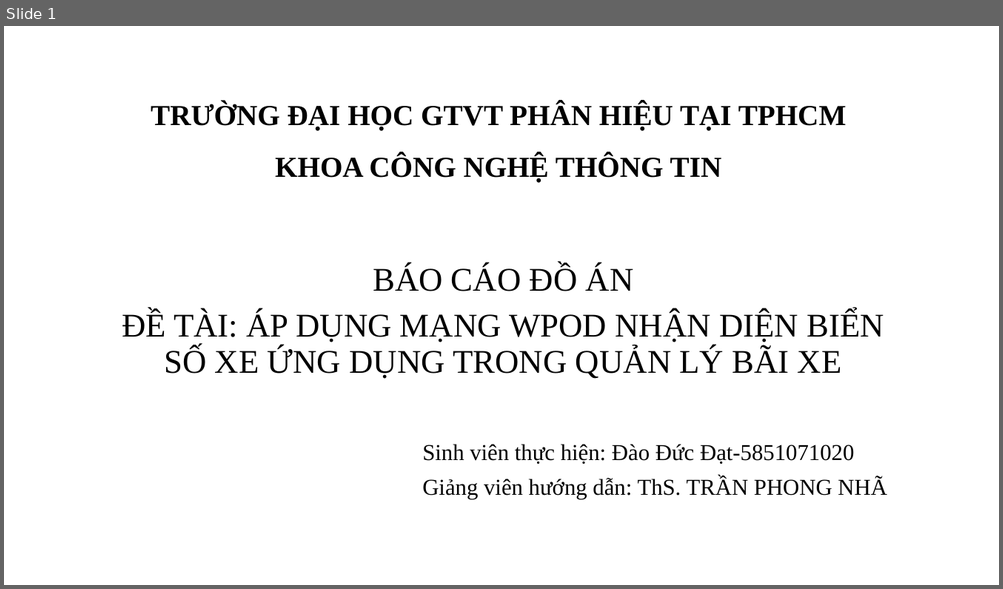
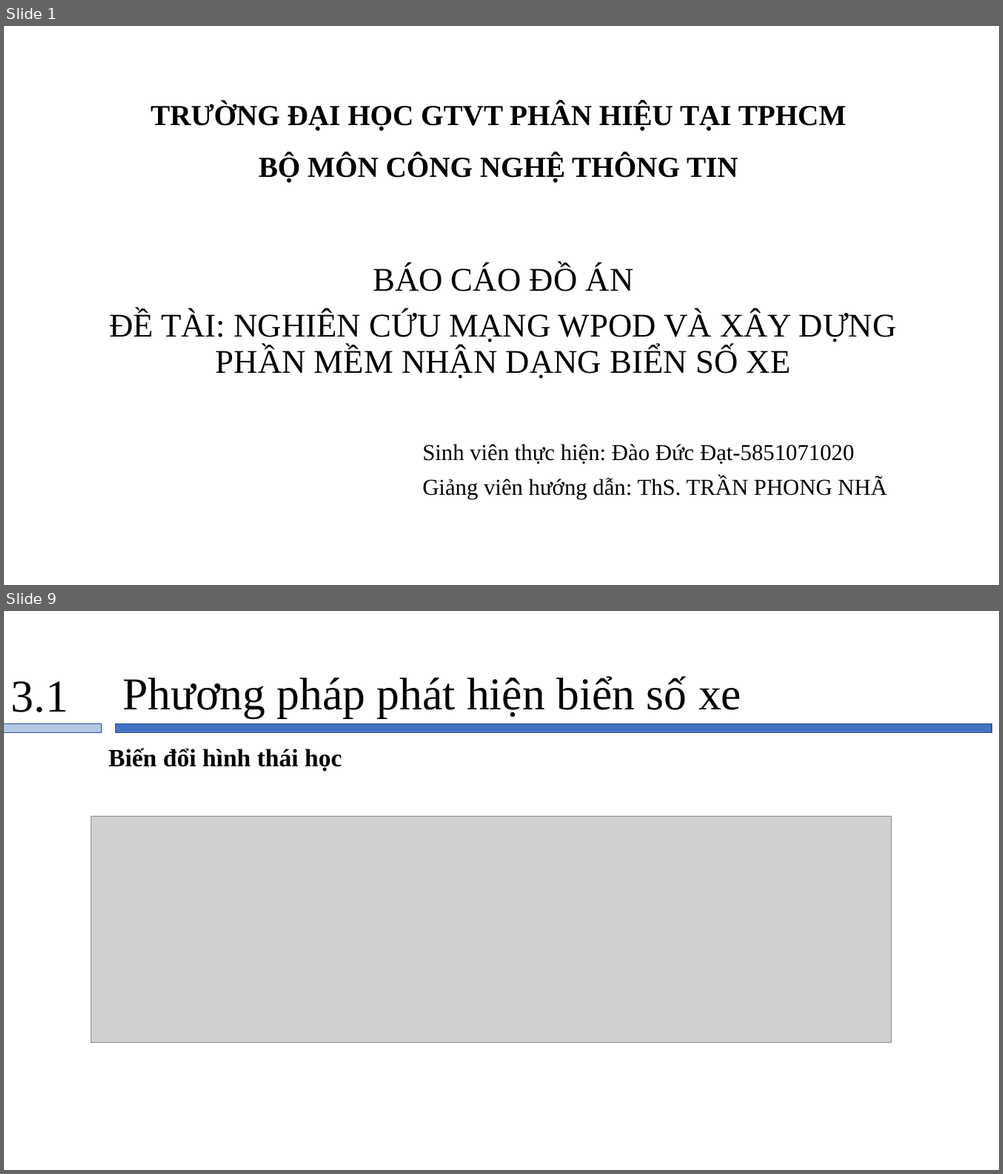
Before and after one commit to datdao999/graduation_project, a slide deck: thuyet_trinh_tot nghiep.pptx. Shown one above the other, each under a label of ours: slide 1 before the commit, slides 1 and 9 after it; the slides between them are not shown. The pictures are 1003x589 and 1003x1174 pixels, drawn with LibreOffice and Linux fonts; fonts in the diff are those of the drawing; grey boxes stand for pictures; background and template pictures are left out. Boxes give left, top, right and bottom in pixels: in the first picture for what was removed or moved away, otherwise in the second. Text is boxed around its words. In the diff, an @@ line names an element or a change of style, - is before the commit and + after.

```diff
--- a/thuyet_trinh_tot nghiep.pptx
+++ b/thuyet_trinh_tot nghiep.pptx
@@ slide 9 added at box(4, 611, 999, 1170), background #FFFFFF @@
@@ title added at box(123, 676, 741, 718), 44 pt, text #000000 @@
+Phương pháp phát hiện biển số xe
@@ text added at box(11, 681, 68, 712), 44 pt, text #000000 @@
+3.1
@@ rectangle added at box(4, 724, 101, 733), fill #B4C7E7, outline #325491 1 pt @@
@@ rectangle added at box(115, 724, 991, 733), fill #4472C4, outline #325491 1 pt @@
@@ text added at box(108, 748, 341, 771), 24 pt, text #000000, bold @@
+Biến đổi hình thái học
@@ picture added at box(91, 816, 891, 1043) @@
@@ slide 1 changed as well @@
@@ title at box(151, 102, 846, 183): text changed @@
-TRƯỜNG ĐẠI HỌC GTVT PHÂN HIỆU TẠI TPHCM
-KHOA CÔNG NGHỆ THÔNG TIN
+TRƯỜNG ĐẠI HỌC GTVT PHÂN HIỆU TẠI TPHCM
+BỘ MÔN CÔNG NGHỆ THÔNG TIN
@@ text at box(109, 312, 896, 379): text changed @@
-ĐỀ TÀI: ÁP DỤNG MẠNG WPOD NHẬN DIỆN BIỂN SỐ XE ỨNG DỤNG TRONG QUẢN LÝ BÃI XE
+ĐỀ TÀI: NGHIÊN CỨU MẠNG WPOD VÀ XÂY DỰNG PHẦN MỀM NHẬN DẠNG BIỂN SỐ XE
```
Also in this commit, not shown: 5 other slides changed, 11 other slides added, 20 slides removed, 8 other files.
